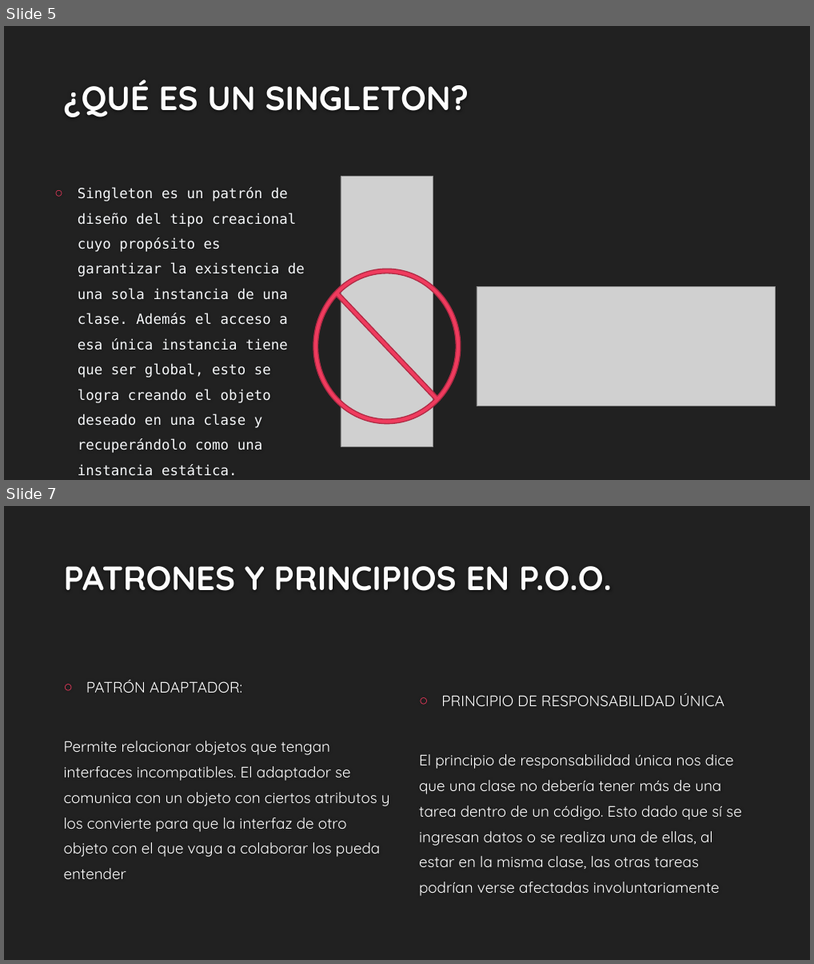
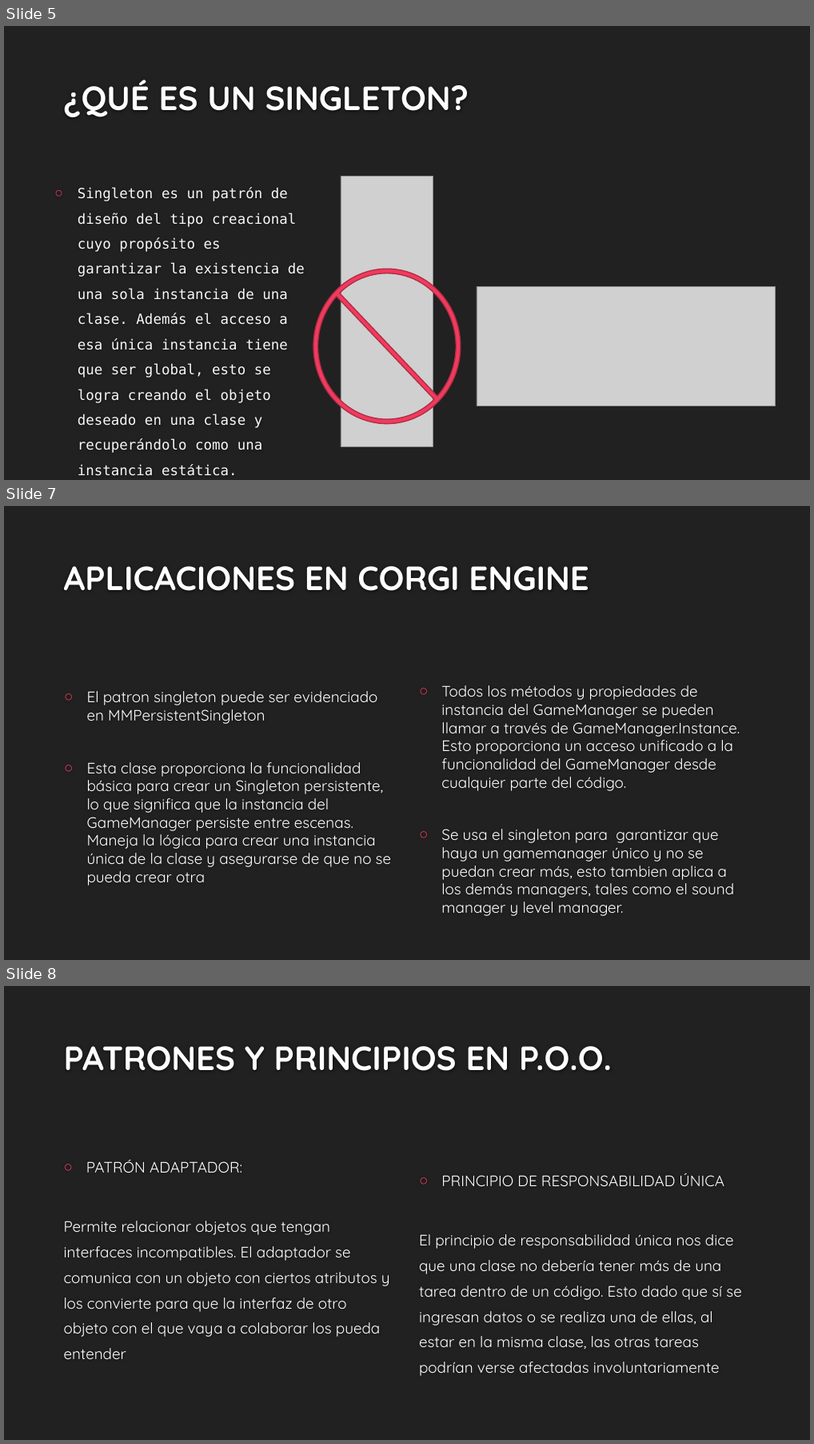
Before and after one commit to EmmisFrh12/Taller-2-Scripting, a slide deck: Presentación/TALLER 2 PRESENTACIÓN.pptx. Shown one above the other, each under a label of ours: slides 5 and 7 before the commit, slides 5, 7 and 8 after it; the slides between them are not shown. The pictures are 814x964 and 814x1444 pixels, drawn with LibreOffice and Linux fonts; fonts in the diff are those of the drawing; grey boxes stand for pictures; background and template pictures are left out. Boxes give left, top, right and bottom in pixels: in the first picture for what was removed or moved away, otherwise in the second. Text is boxed around its words. In the diff, an @@ line names an element or a change of style, - is before the commit and + after.

```diff
--- a/Presentación/TALLER 2 PRESENTACIÓN.pptx
+++ b/Presentación/TALLER 2 PRESENTACIÓN.pptx
@@ slide 7 added at box(4, 506, 810, 960), background #212121 @@
@@ title added at box(64, 566, 589, 591), 40 pt, text #FEFEFE, bold @@
+APLICACIONES EN CORGI ENGINE
@@ text added at box(87, 691, 391, 885), 18 pt, text #FFFFFF @@
+○ El patron singleton puede ser evidenciado en MMPersistentSingleton
+○ Esta clase proporciona la funcionalidad básica para crear un Singleton persistente, lo que significa que la instancia del GameManager persiste entre escenas. Maneja la lógica para crear una instancia única de la clase y asegurarse de que no se pueda crear otra
@@ text added at box(442, 685, 740, 916), 18 pt, text #FFFFFF @@
+○ Todos los métodos y propiedades de instancia del GameManager se pueden llamar a través de GameManager.Instance. Esto proporciona un acceso unificado a la funcionalidad del GameManager desde cualquier parte del código.
+○ Se usa el singleton para garantizar que haya un gamemanager único y no se puedan crear más, esto tambien aplica a los demás managers, tales como el sound manager y level manager.
@@ what was slide 7 is now slide 8 @@
```
Also in this commit, not shown: 1 slide changed.
